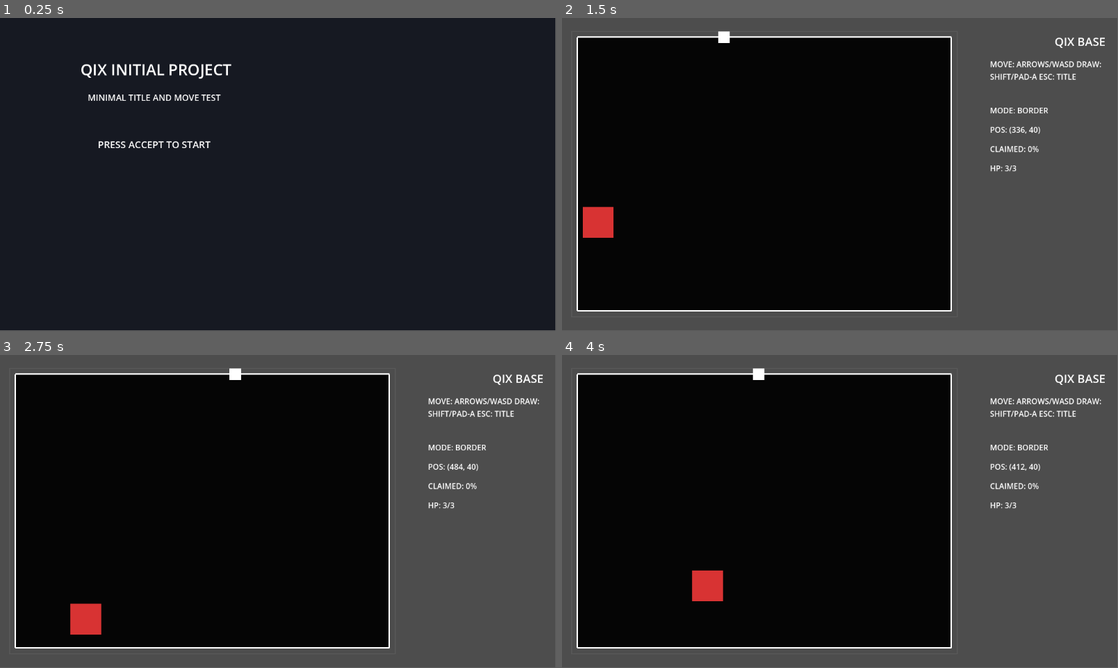
Above: before the commit, frames 1-4 (two rows, left to right).
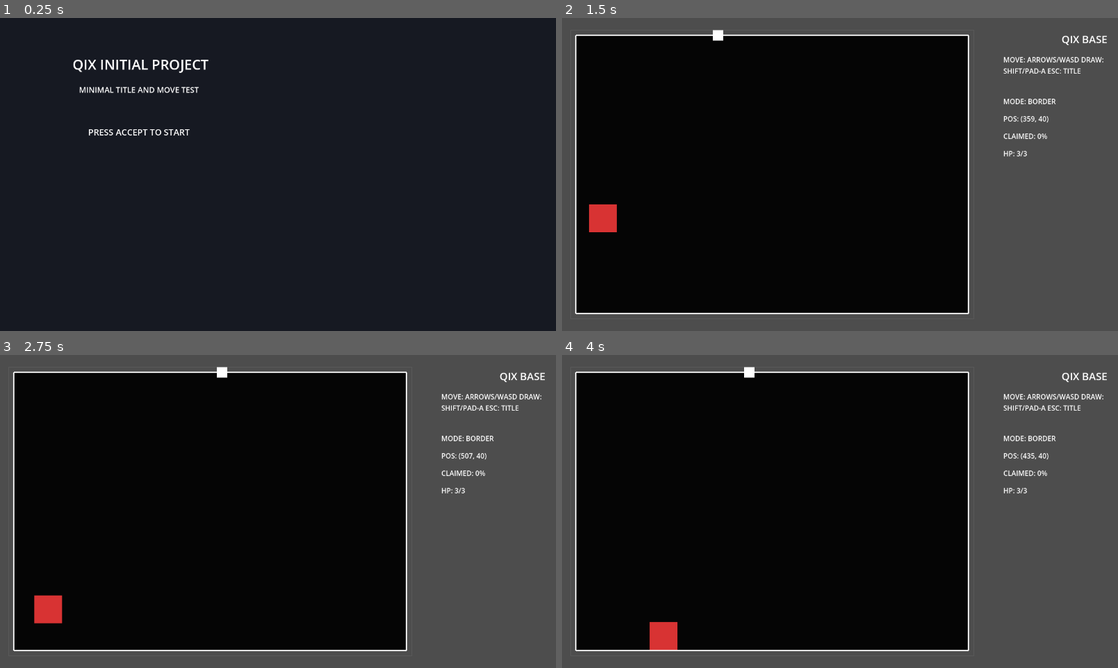
Above: after the commit, the same moments.

Repository: goenc/qix-project
Game: Godot game, scene res://scenes/title_main.tscn
Two runs of this game, one before a commit and one after it. Both use one fixed random seed, a clock stepped at 60 frames per second and the inputs below.
Inputs (mouse positions are in pixels of both pictures, inside the frame that each line leads up to):
- Up to frame 1 (0.25 s): no input
- Up to frame 2 (1.5 s): tap Enter (ui_accept) at 0.5, 0.77 s; move the mouse to (962, 158) at 0.52 s; hold Right (move_right) 0.53-1.28 s; tap Shift (qix_draw) at 0.6 s; click (962, 158) at 0.67 s; move the mouse to (728, 190) at 1.27 s; hold Down (move_down) from 1.28 s (still down); tap Space at 1.35 s
- Up to frame 3 (2.75 s): tap Enter (ui_accept) at 1.52 s; move the mouse to (333, 442) at 2.02 s; release Down (move_down) at 2.03 s; hold Right (move_right) from 2.03 s (still down); tap Shift (qix_draw) at 2.1 s
- Up to frame 4 (4 s): move the mouse to (812, 574) at 2.77 s; release Right (move_right) at 2.78 s; hold Up (move_up) 2.78-3.53 s; tap Space at 2.85 s; click (812, 574) at 2.92 s; tap Enter (ui_accept) at 3.02, 3.77 s; move the mouse to (1006, 558) at 3.52 s; hold Left (move_left) from 3.53 s (still down); tap Shift (qix_draw) at 3.6 s
The window is 799x449 before the commit and 800x450 after it. Grey fills any space a smaller window leaves; there, only what the larger window draws over its background counts as a difference.

The runs differ from the first frame. In frame 1, 1.7% of the frame differs, in the area x 13-42%, y 13-42%; in frame 2, 7.0%; in frame 3, 7.8%, in the area x 2-98%, y 3-95%; in frame 4, 7.7%.

Commit message:
1280x720固定ウィンドウ設定を追加
・ベース画面を1280x720固定かつリサイズ不可に設定した。
・project.godot に display/window/size/viewport_width=1280 と display/window/size/viewport_height=720 と display/window/size/resizable=false を追加した。
・Godot 4.6.1 のヘッドレス起動でプロジェクトが終了コード0で起動できることを確認した。

Diff:
--- a/project.godot
+++ b/project.godot
@@ -14,6 +14,12 @@
 run/main_scene="res://scenes/title_main.tscn"
 config/features=PackedStringArray("4.6", "Forward Plus")
 config/icon="res://icon.svg"
+
+[display]
+
+window/size/viewport_width=1280
+window/size/viewport_height=720
+window/size/resizable=false
 
 [autoload]
 
Not shown, changed: runtime/commit_details.md
Not shown, changed: runtime/commit_message.md
